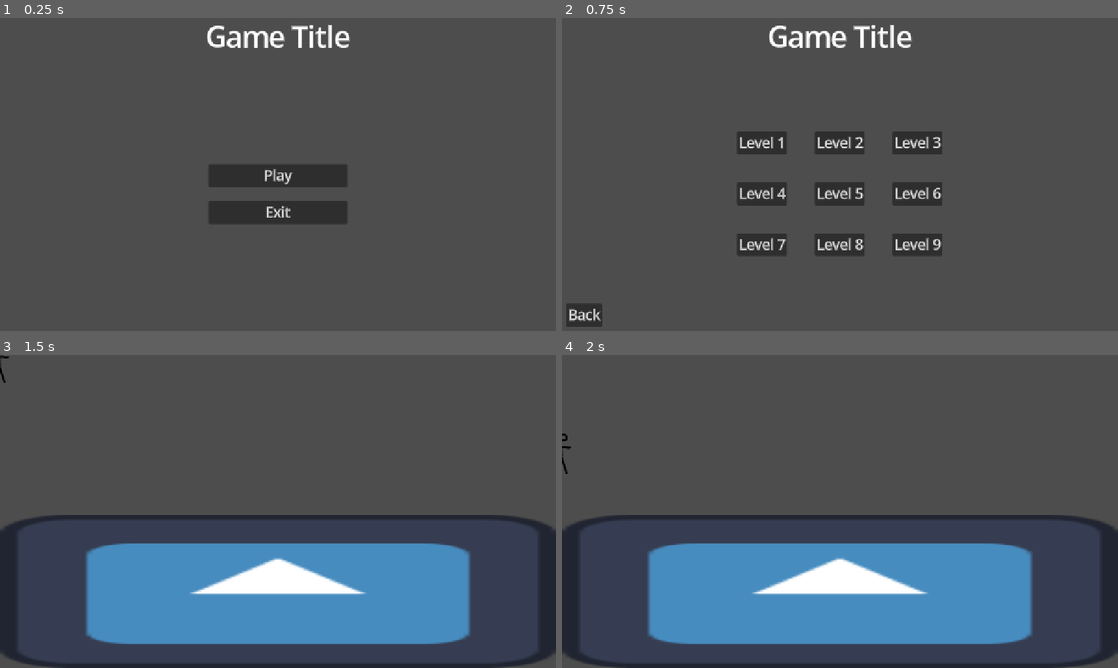
Above: before the commit, frames 1-4 (two rows, left to right).
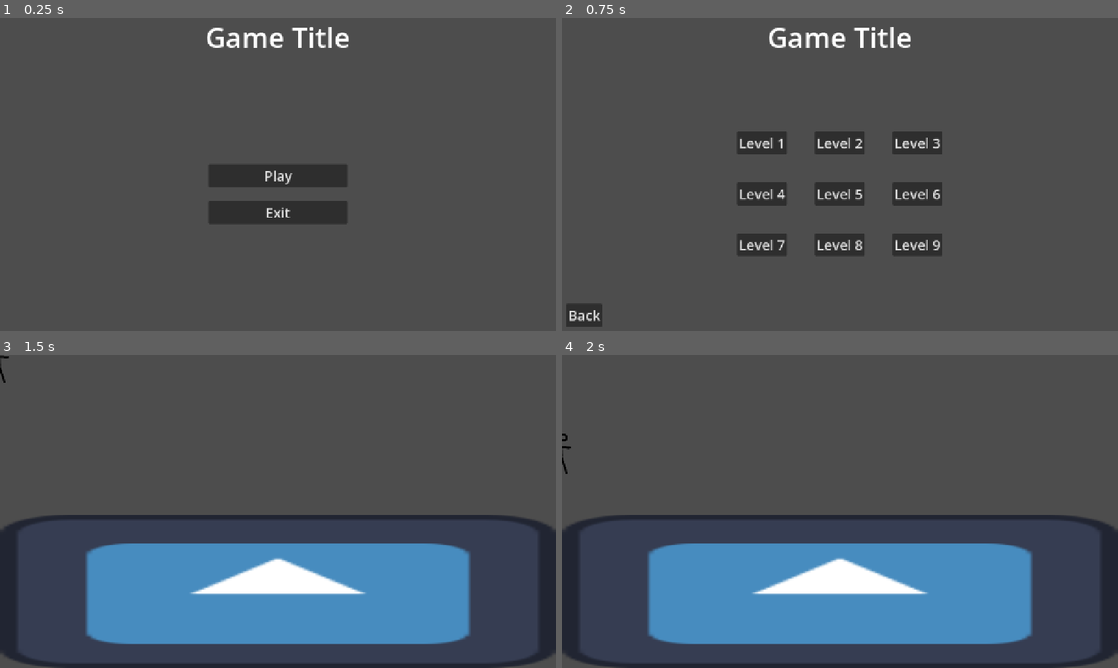
Above: after the commit, the same moments.

Repository: MalcolmSutcliffe/ggj-2026-algonquin-gcc
Game: Godot game, scene res://main.tscn
The game is run twice, just before and just after one commit, with the same random seed, the same clock (stepped at 60 frames per second) and the same inputs. The engine's default icon, where the game draws it, is replaced by a stand-in: a white triangle on a blue panel in a dark square.
Inputs:
- Up to frame 1 (0.25 s): no input
- Up to frame 2 (0.75 s): click "Play" at 0.5 s
- Up to frame 3 (1.5 s): click "Level 1" at 1.25 s
- Up to frame 4 (2 s): no input

The runs differ from the first frame. In frame 1, 0.7% of the frame differs, in the area x 37-63%, y 2-64%; in frame 2, 1.6%, in the area x 1-69%, y 2-97%; in frame 3, nothing differs; in frame 4, nothing differs.

Commit message:
Update project.godot

Diff:
--- a/ggj-2026-acgcc/project.godot
+++ b/ggj-2026-acgcc/project.godot
@@ -21,12 +21,6 @@
 window/size/viewport_height=720
 window/stretch/mode="canvas_items"
 window/vsync/vsync_mode=0
-window/transparent_background=false
-
-[gui]
-
-theme/default_font_multichannel_signed_distance_field=true
-theme/default_font_generate_mipmaps=true
 
 [input]
 
